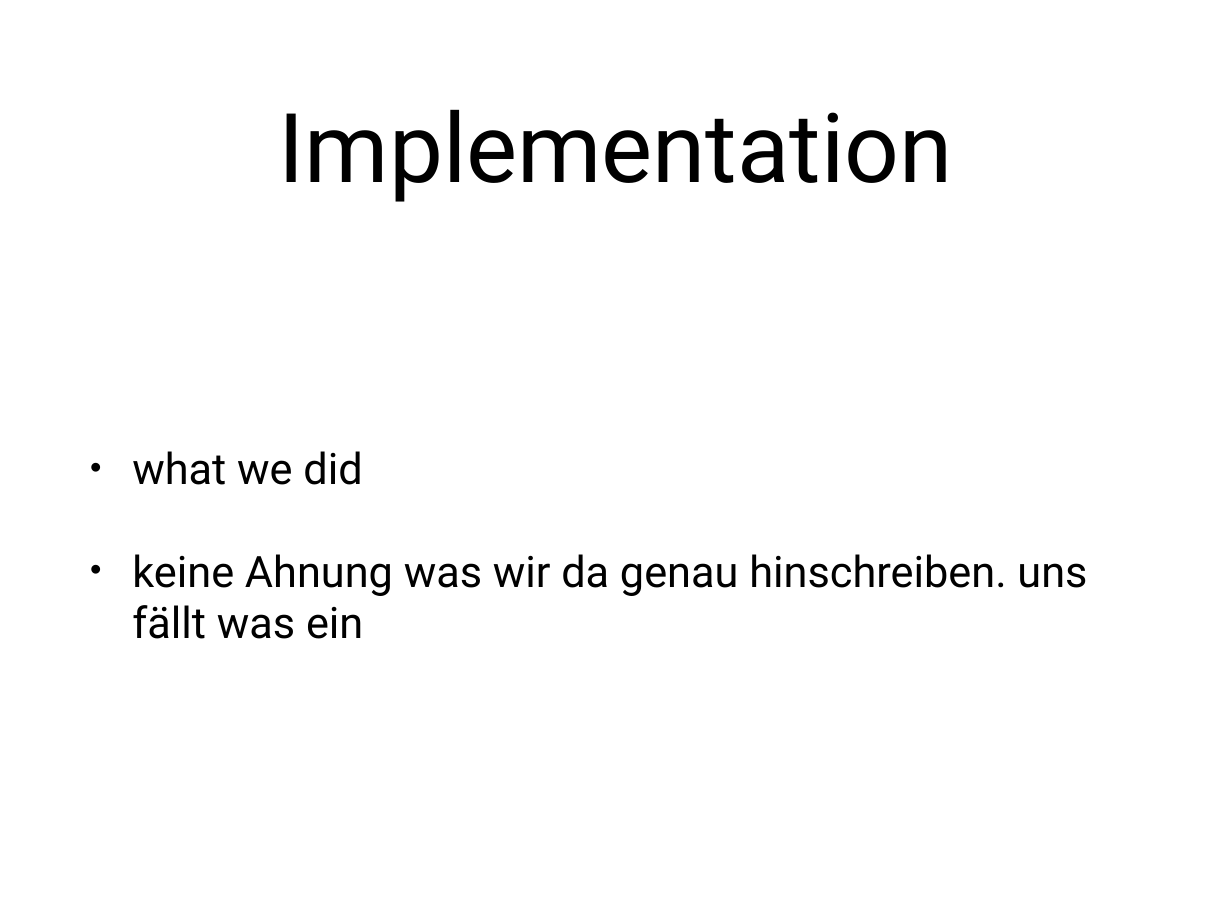
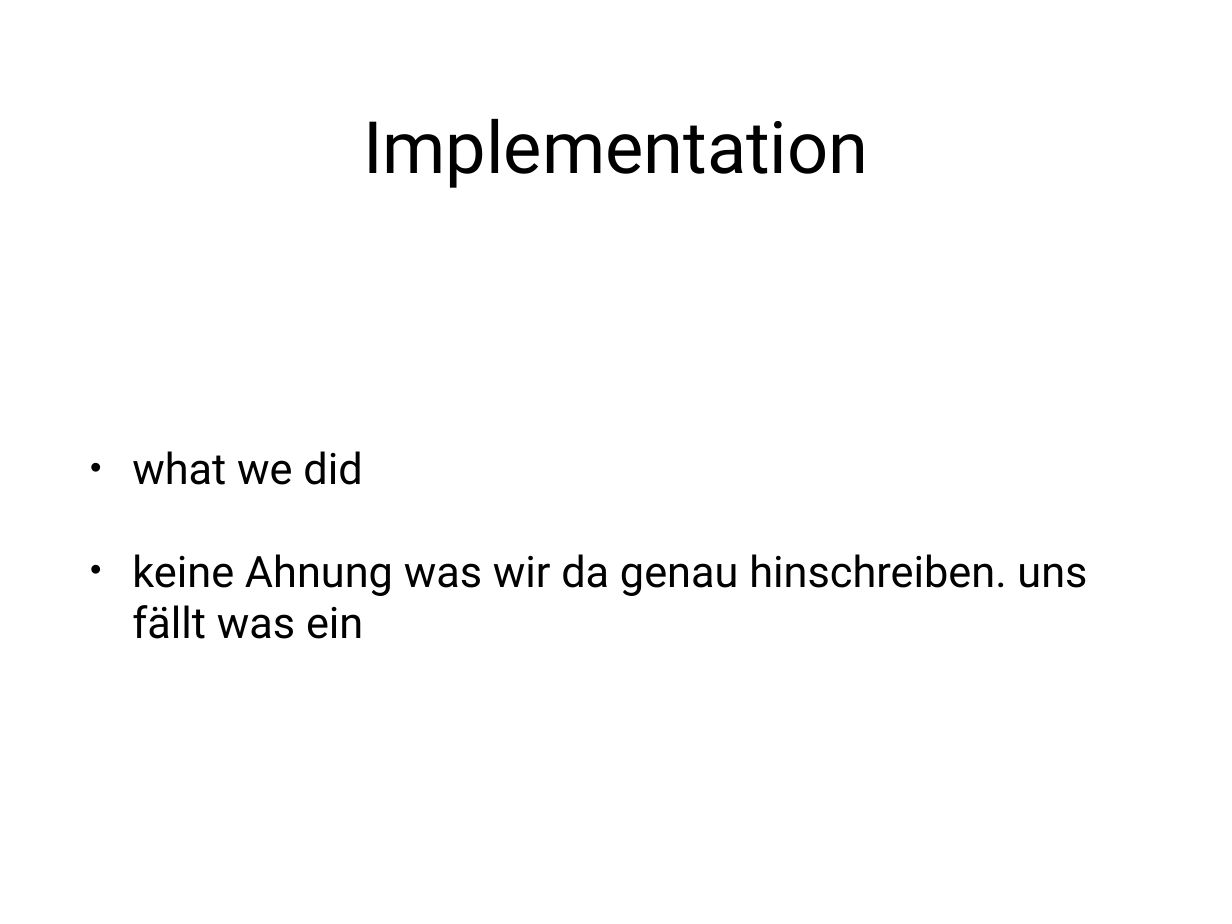
Before and after one commit to ThomasGoerttler/BootstrapingSVM, a slide deck: slide 7 of Präsentation/slides.pptx. Drawn at 1232x924 pixels with LibreOffice and Linux fonts; fonts in the diff are those of the drawing. Boxes give left, top, right and bottom in pixels: in the first picture for what was removed or moved away, otherwise in the second. Text is boxed around its words. In the diff, an @@ line names an element or a change of style, - is before the commit and + after.

```diff
--- a/Präsentation/slides.pptx
+++ b/Präsentation/slides.pptx
@@ title "Implementation" at [363,119,868,188]: size 80 to 60 pt @@
```
Also in this commit, not shown: 7 other slides changed, 3 slides added, 3 slides removed, 36 other files.
